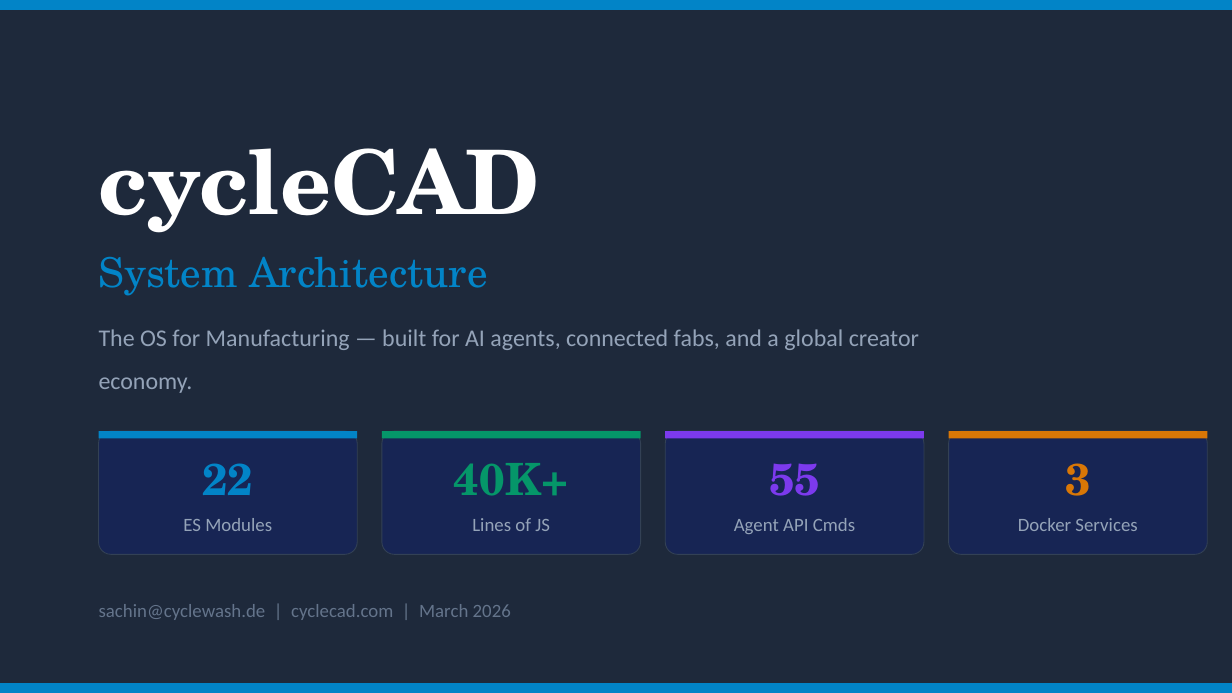
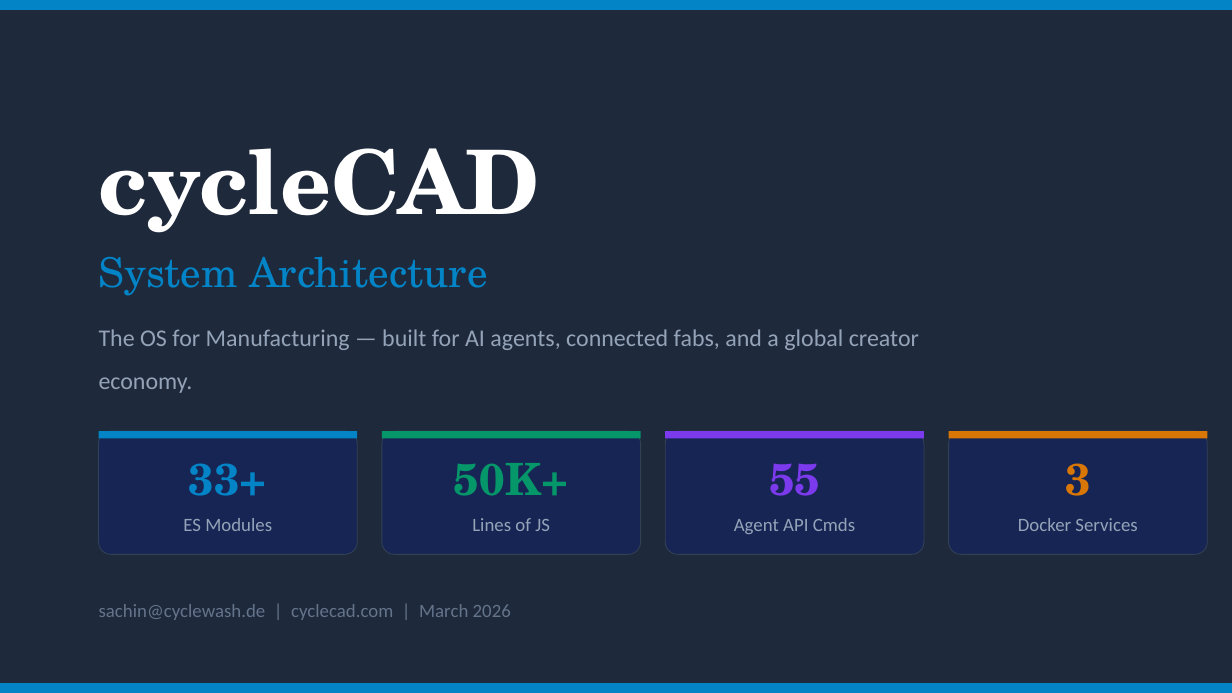
Before and after one commit to vvlars-cmd/cyclecad, a slide deck: slide 1 of cycleCAD-Architecture.pptx. Drawn at 1232x693 pixels with LibreOffice and Linux fonts; fonts in the diff are those of the drawing. Boxes give left, top, right and bottom in pixels: in the first picture for what was removed or moved away, otherwise in the second. Text is boxed around its words. In the diff, an @@ line names an element or a change of style, - is before the commit and + after.

```diff
--- a/cycleCAD-Architecture.pptx
+++ b/cycleCAD-Architecture.pptx
@@ text at box(189, 463, 267, 496): text changed @@
-22
+33+
@@ text at box(454, 463, 568, 496): text changed @@
-40K+
+50K+
```
Also in this commit, not shown: 4 other slides changed, 13 slides added, 9 slides removed, 14 other files.
